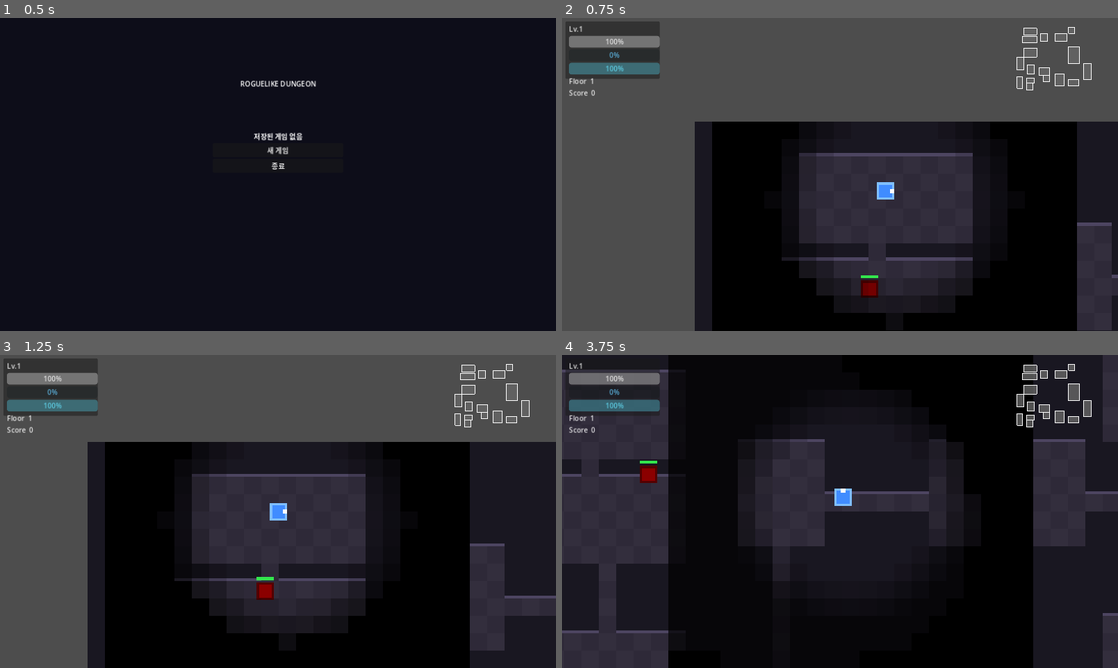
Above: before the commit, frames 1-4 (two rows, left to right).
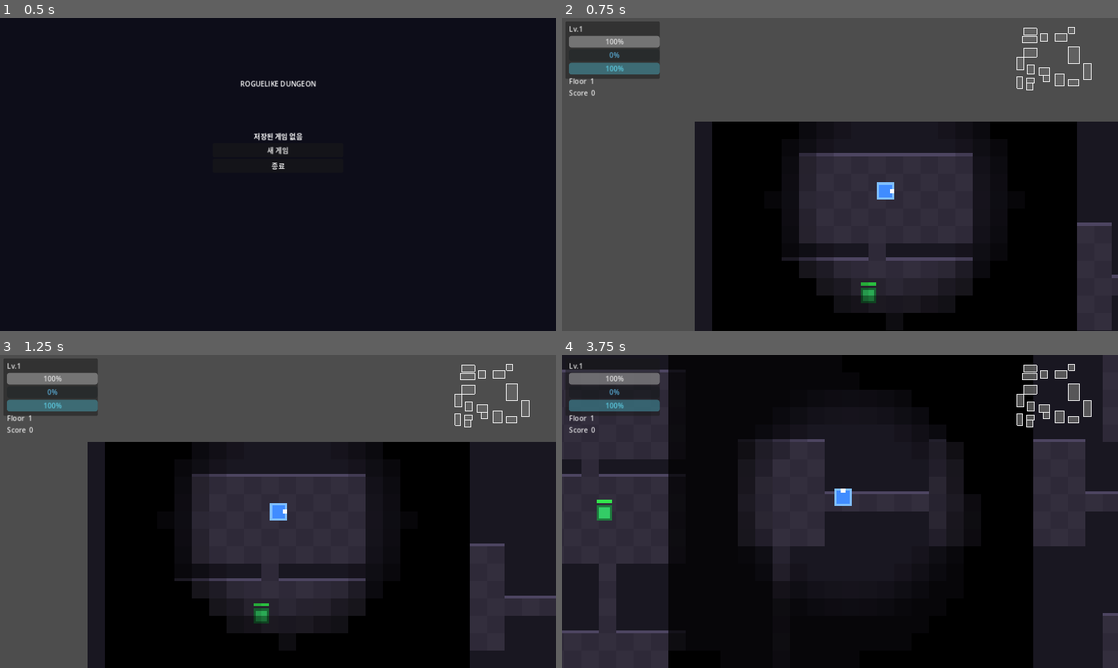
Above: after the commit, the same moments.

Repository: sin857000-code/Valid
Game: Godot game, scene res://scenes/ui/main_menu.tscn
Same seed, same stepped clock (60 frames per second), same inputs: the game is played once before the commit and once after it.
Inputs:
- Up to frame 1 (0.5 s): no input
- Up to frame 2 (0.75 s): click "새 게임" at 0.5 s
- Up to frame 3 (1.25 s): no input
- Up to frame 4 (3.75 s): tap Enter (ui_accept) at 1.25, 1.52, 2.27 s; hold Right (ui_right) 1.28-2.03 s; hold Down (ui_down) 2.03-2.78 s; hold Right (ui_right) 2.78-3.53 s; hold Up (ui_up) from 3.53 s (still down)

Frame 1 is identical in both runs. In frame 2, 0.3% of the frame differs, in the area x 53-57%, y 82-92%; in frame 3, 0.4%, in the area x 45-50%, y 70-86%; in frame 4, 0.4%.

Commit message:
Auto-loop cycle 1: exploder enemy, shield item, high score
- 폭발 적: 근접 시 자폭 (25 데미지), 오렌지색
- 보호막 아이템: 다음 피격 1회 무효화, 파란 링 시각 효과
- 하이스코어 시스템: 상위 5개 기록 저장, 게임오버 화면에 표시
- 보호막 아이템을 일반 아이템 풀에 추가
- 폭발 적을 적 스폰 풀에 추가

https://claude.ai/code/session_01W1t3cyazDUadMr1eE4hi94

Diff:
--- /dev/null
+++ b/roguelike/dev/report.json
@@ -0,0 +1,28 @@
+{
+  "timestamp": "2026-05-30T12:39:23+00:00",
+  "build": {
+    "success": 1,
+    "script_errors": 0
+  },
+  "metrics": {
+    "total_lines": 1173,
+    "script_count": 29,
+    "scene_count": 6,
+    "todo_count": 0,
+    "enemy_types": 6,
+    "weapon_count": 4,
+    "item_count": 3
+  },
+  "features": {
+    "fog_of_war": 0,
+    "boss": 1,
+    "ranged_enemy": 1,
+    "dash": 1,
+    "save_load": 1,
+    "minimap": 1,
+    "particles": 1,
+    "floor_transition": 1
+  },
+  "missing": ["fog_of_war","sound_effects","high_score","exploder_enemy","shield_item","status_effects"],
+  "score": 193
+}
--- a/roguelike/scenes/ui/game_over.tscn
+++ b/roguelike/scenes/ui/game_over.tscn
@@ -8,27 +8,33 @@
 [node name="Background" type="ColorRect" parent="."]
 offset_right = 1280.0
 offset_bottom = 720.0
-color = Color(0, 0, 0, 0.8)
+color = Color(0, 0, 0, 0.82)
 
 [node name="VBoxContainer" type="VBoxContainer" parent="."]
 offset_left = 440.0
-offset_top = 240.0
+offset_top = 220.0
 offset_right = 840.0
-offset_bottom = 480.0
+offset_bottom = 500.0
 
 [node name="TitleLabel" type="Label" parent="VBoxContainer"]
 text = "GAME OVER"
 horizontal_alignment = 1
 modulate = Color(1, 0.3, 0.3, 1)
+add_theme_font_size_override = {"font_size": 28}
 
 [node name="LevelLabel" type="Label" parent="VBoxContainer"]
-text = "Level: 1  |  Floor: 1"
+text = "Level 1  |  Floor 1"
 horizontal_alignment = 1
 
 [node name="ScoreLabel" type="Label" parent="VBoxContainer"]
 text = "Score: 0"
 horizontal_alignment = 1
 
+[node name="BestLabel" type="Label" parent="VBoxContainer"]
+text = "Best: 0"
+horizontal_alignment = 1
+modulate = Color(1, 0.85, 0.2, 1)
+
 [node name="RetryButton" type="Button" parent="VBoxContainer"]
 text = "다시 시작"
 
--- /dev/null
+++ b/roguelike/scripts/core/high_score.gd
@@ -0,0 +1,33 @@
+extends Node
+
+const SAVE_PATH = "user://highscore.json"
+const MAX_ENTRIES = 5
+
+static func load_scores() -> Array:
+	if not FileAccess.file_exists(SAVE_PATH):
+		return []
+	var f = FileAccess.open(SAVE_PATH, FileAccess.READ)
+	var data = JSON.parse_string(f.get_as_text())
+	f.close()
+	return data if data is Array else []
+
+static func save_score(score: int, floor_reached: int, level: int) -> void:
+	var scores = load_scores()
+	scores.append({
+		"score": score,
+		"floor": floor_reached,
+		"level": level,
+		"date": Time.get_date_string_from_system()
+	})
+	scores.sort_custom(func(a, b): return a["score"] > b["score"])
+	if scores.size() > MAX_ENTRIES:
+		scores = scores.slice(0, MAX_ENTRIES)
+	var f = FileAccess.open(SAVE_PATH, FileAccess.WRITE)
+	f.store_string(JSON.stringify(scores))
+	f.close()
+
+static func get_best_score() -> int:
+	var scores = load_scores()
+	if scores.is_empty():
+		return 0
+	return scores[0]["score"]
--- /dev/null
+++ b/roguelike/scripts/enemies/enemy_exploder.gd
@@ -0,0 +1,37 @@
+extends "res://scripts/enemies/enemy_base.gd"
+
+const EXPLODE_RANGE = 40.0
+
+func _ready() -> void:
+	max_health = 18
+	attack_damage = 0
+	move_speed = 90.0
+	chase_range = 280.0
+	attack_range = EXPLODE_RANGE
+	attack_cooldown = 9999.0
+	exp_reward = 12
+	body_color = Color(1.0, 0.5, 0.0)
+	body_size = 11
+	super._ready()
+
+func _physics_process(delta: float) -> void:
+	if _dying or _player == null:
+		return
+	var dist = global_position.distance_to(_player.global_position)
+	if dist < EXPLODE_RANGE:
+		_explode()
+		return
+	elif dist < chase_range:
+		velocity = (_player.global_position - global_position).normalized() * move_speed
+	move_and_slide()
+
+func _explode() -> void:
+	_dying = true
+	set_physics_process(false)
+	# 폭발 파티클
+	var hp = load("res://scripts/ui/hit_particle.gd")
+	for i in range(3):
+		hp.spawn(get_parent(), global_position + Vector2(randi_range(-10,10), randi_range(-10,10)), Color(1.0, 0.4, 0.0))
+	_player.take_damage(25)
+	enemy_died.emit(self)
+	queue_free()
--- /dev/null
+++ b/roguelike/scripts/items/item_shield.gd
@@ -0,0 +1,28 @@
+extends "res://scripts/items/item_base.gd"
+
+var _shield_active: bool = false
+
+func _ready() -> void:
+	item_name = "보호막"
+	item_color = Color(0.3, 0.7, 1.0)
+	super._ready()
+
+func _apply_effect(player: Node) -> void:
+	if player.has_method("add_shield"):
+		player.add_shield(1)
+	else:
+		# 보호막: 다음 피격 1회 무효화
+		player.set_meta("shield", true)
+		_show_shield_visual(player)
+
+func _show_shield_visual(player: Node) -> void:
+	var ring = ColorRect.new()
+	ring.size = Vector2(22, 22)
+	ring.position = Vector2(-11, -11)
+	ring.color = Color(0.3, 0.7, 1.0, 0.35)
+	player.add_child(ring)
+	var tween = ring.create_tween().set_loops()
+	tween.tween_property(ring, "modulate:a", 0.6, 0.5)
+	tween.tween_property(ring, "modulate:a", 0.15, 0.5)
+	player.set_meta("shield_visual", ring)
+	player.set_meta("shield_tween", tween)
--- a/roguelike/scripts/maps/dungeon.gd
+++ b/roguelike/scripts/maps/dungeon.gd
@@ -5,10 +5,12 @@
 	"res://scripts/enemies/enemy_fast.gd",
 	"res://scripts/enemies/enemy_tank.gd",
 	"res://scripts/enemies/enemy_ranged.gd",
+	"res://scripts/enemies/enemy_exploder.gd",
 ]
 const ITEM_SCRIPTS = [
 	"res://scripts/items/item_health_potion.gd",
 	"res://scripts/items/item_attack_up.gd",
+	"res://scripts/items/item_shield.gd",
 ]
 const WEAPON_SCRIPTS = [
 	"res://scripts/items/weapon_dagger.gd",
--- a/roguelike/scripts/player/player.gd
+++ b/roguelike/scripts/player/player.gd
@@ -91,7 +91,13 @@
 			body.take_damage(attack_damage)
 
 func take_damage(amount: int) -> void:
-	if _is_dashing:  # 대시 중 무적
+	if _is_dashing:
+		return
+	# 보호막 1회 차단
+	if has_meta("shield") and get_meta("shield"):
+		set_meta("shield", false)
+		if has_meta("shield_visual"):
+			get_meta("shield_visual").queue_free()
 		return
 	current_health -= amount
 	current_health = max(current_health, 0)
--- a/roguelike/scripts/ui/game_over.gd
+++ b/roguelike/scripts/ui/game_over.gd
@@ -2,12 +2,18 @@
 
 @onready var score_label: Label = $VBoxContainer/ScoreLabel
 @onready var level_label: Label = $VBoxContainer/LevelLabel
+@onready var best_label: Label = $VBoxContainer/BestLabel
 @onready var retry_button: Button = $VBoxContainer/RetryButton
 @onready var menu_button: Button = $VBoxContainer/MenuButton
 
 func _ready() -> void:
+	var hs = load("res://scripts/core/high_score.gd")
+	hs.save_score(GameManager.score, GameManager.current_floor, GameManager.level)
+
 	score_label.text = "Score: %d" % GameManager.score
-	level_label.text = "Level: %d  |  Floor: %d" % [GameManager.level, GameManager.current_floor]
+	level_label.text = "Level %d  |  Floor %d" % [GameManager.level, GameManager.current_floor]
+	best_label.text = "Best: %d" % hs.get_best_score()
+
 	GameManager.delete_save()
 	retry_button.pressed.connect(_on_retry)
 	menu_button.pressed.connect(_on_menu)
Not shown, added: roguelike/build/web/index.apple-touch-icon.png
Not shown, added: roguelike/build/web/index.audio.worklet.js
Not shown, added: roguelike/build/web/index.html
Not shown, added: roguelike/build/web/index.icon.png
Not shown, added: roguelike/build/web/index.js
Not shown, added: roguelike/build/web/index.pck
Not shown, added: roguelike/build/web/index.png
Not shown, added: roguelike/build/web/index.wasm
Not shown, added: roguelike/build/web/index.worker.js
Not shown, added: roguelike/dev/deploy.sh
Not shown, added: roguelike/dev/test.sh
